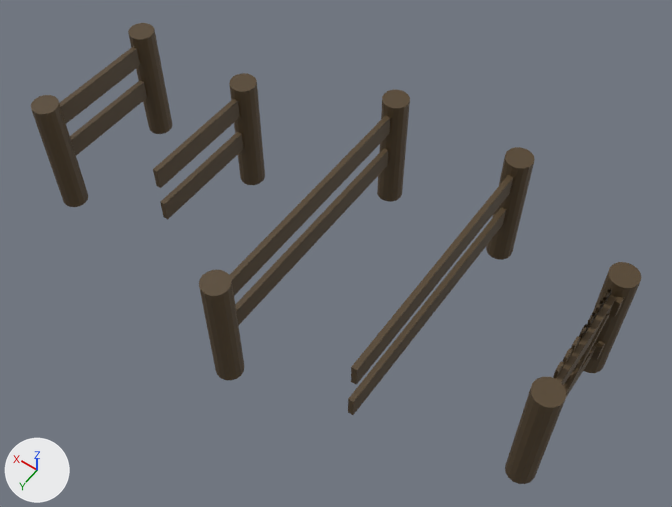
The FBX model DementiaVRExperience/Assets/Models/Fences.fbx as it was, and as the next commit left it.
Camera for both pictures: a 50 mm camera at (-2.55, 3.3, 5.58) aimed at (-0.2, 0.01, 0.4). The lights are fixed; the arrows at lower left show +X, +Y and +Z. Where no turn or scale is listed for an object, it has been applied to the vertices.

The scene before the commit, as lines of its bpy script (objects in view):
```python
ob_cube_005 = bpy.data.objects.new('Cube.005', me_cube_007)
ob_cube_005.location = (0.0, 0.0, 0.128)
ob_cube_006 = bpy.data.objects.new('Cube.006', me_cube_008)
ob_cube_006.location = (-1.0, 0.0, 0.466)
ob_cube_006.rotation_euler = (0.0, 3.142, 0.0)  # degrees (0, 180, 0)
ob_cube_006.scale = (-1.0, -2.04, -1.0)
ob_cube_007 = bpy.data.objects.new('Cube.007', me_cube_009)
ob_cube_007.location = (-1.0, 0.0, 0.128)
ob_cube_008 = bpy.data.objects.new('Cube.008', me_cube_010)
ob_cube_008.location = (2.0, 0.0, 0.466)
ob_cube_009 = bpy.data.objects.new('Cube.009', me_cube_011)
ob_cube_009.location = (2.0, 0.0, 0.128)
ob_post1_002 = bpy.data.objects.new('Post1.002', me_cylinder_004)
ob_post1_002.location = (0.0, -1.0, 0.5)
ob_post1_003 = bpy.data.objects.new('Post1.003', me_cylinder_006)
ob_post1_003.location = (-1.0, -1.0, 0.5)
ob_post2_002 = bpy.data.objects.new('post2.002', me_cylinder_009)
ob_post2_002.location = (2.0, 0.5, 0.5)
ob_toprail = bpy.data.objects.new('TopRail', me_cube_001)
ob_toprail.location = (-2.019, 0.393, 0.322)
# also in view: 'Cube.002' at (1.0, 0.0, 0.82); 'Post1' at (-2.0, -0.5, 0.5); 'Post1.001' at (1.0, -0.5, 0.5); 'Cube.003' at (1.0, 0.0, 0.49); 'post2' at (-2.0, 0.5, 0.5)
```
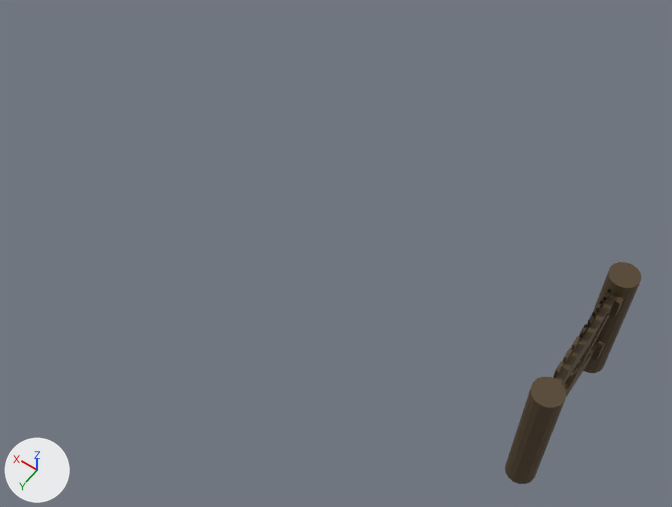
Location of each change, [x1, y1, x2, y2] in pixels of the pictures (672 x 507 px):
```json
{"object": "Cube.004", "change": "deleted", "before": [230, 115, 390, 296], "on screen": "brown"}
{"object": "Cube.006", "change": "deleted", "before": [351, 175, 513, 385], "on screen": "brown"}
{"object": "Cube.005", "change": "deleted", "before": [235, 149, 388, 326], "on screen": "brown"}
{"object": "post2.001", "change": "deleted", "before": [199, 270, 244, 380], "on screen": "brown"}
{"object": "Cube.007", "change": "deleted", "before": [348, 207, 506, 415], "on screen": "brown"}
{"object": "post2.002", "change": "deleted", "before": [31, 95, 88, 207], "on screen": "brown"}
{"object": "Post1.001", "change": "deleted", "before": [229, 73, 265, 185], "on screen": "brown"}
{"object": "Post1.004", "change": "deleted", "before": [128, 23, 172, 134], "on screen": "brown"}
{"object": "Post1.003", "change": "deleted", "before": [486, 147, 534, 260], "on screen": "brown"}
{"object": "Post1.002", "change": "deleted", "before": [377, 90, 410, 202], "on screen": "brown"}
{"object": "Cube.002", "change": "deleted", "before": [153, 98, 240, 188], "on screen": "brown"}
{"object": "Cube.008", "change": "deleted", "before": [59, 47, 140, 123], "on screen": "brown"}
{"object": "Cube.003", "change": "deleted", "before": [160, 132, 243, 220], "on screen": "brown"}
{"object": "Cube.009", "change": "deleted", "before": [70, 80, 147, 155], "on screen": "brown"}
```

The change, as JSON lines over the scene's bpy script:
```json
{"op": "remove", "block": "ob_post1_003", "code": ["ob_post1_003 = bpy.data.objects.new('Post1.003', me_cylinder_006)", "ob_post1_003.location = (-1.0, -1.0, 0.5)"]}
{"op": "remove", "block": "ob_post1_002", "code": ["ob_post1_002 = bpy.data.objects.new('Post1.002', me_cylinder_004)", "ob_post1_002.location = (0.0, -1.0, 0.5)"]}
{"op": "remove", "block": "ob_cube_008", "code": ["ob_cube_008 = bpy.data.objects.new('Cube.008', me_cube_010)", "ob_cube_008.location = (2.0, 0.0, 0.466)"]}
{"op": "remove", "block": "ob_post2_002", "code": ["ob_post2_002 = bpy.data.objects.new('post2.002', me_cylinder_009)", "ob_post2_002.location = (2.0, 0.5, 0.5)"]}
{"op": "remove", "block": "ob_cube_005", "code": ["ob_cube_005 = bpy.data.objects.new('Cube.005', me_cube_007)", "ob_cube_005.location = (0.0, 0.0, 0.128)"]}
{"op": "remove", "block": "ob_cube_007", "code": ["ob_cube_007 = bpy.data.objects.new('Cube.007', me_cube_009)", "ob_cube_007.location = (-1.0, 0.0, 0.128)"]}
{"op": "remove", "block": "ob_cube_006", "code": ["ob_cube_006 = bpy.data.objects.new('Cube.006', me_cube_008)", "ob_cube_006.location = (-1.0, 0.0, 0.466)", "ob_cube_006.rotation_euler = (0.0, 3.142, 0.0)  # degrees (0, 180, 0)", "ob_cube_006.scale = (-1.0, -2.04, -1.0)"]}
{"op": "remove", "block": "ob_cube_009", "code": ["ob_cube_009 = bpy.data.objects.new('Cube.009', me_cube_011)", "ob_cube_009.location = (2.0, 0.0, 0.128)"]}
{"op": "remove", "block": "ob_post1_001", "code": ["ob_post1_001 = bpy.data.objects.new('Post1.001', me_cylinder_002)", "ob_post1_001.location = (1.0, -0.5, 0.5)"]}
{"op": "remove", "block": "ob_post1_004", "code": ["ob_post1_004 = bpy.data.objects.new('Post1.004', me_cylinder_008)", "ob_post1_004.location = (2.0, -0.5, 0.5)"]}
{"op": "remove", "block": "ob_cube_002", "code": ["ob_cube_002 = bpy.data.objects.new('Cube.002', me_cube_004)", "ob_cube_002.location = (1.0, 0.0, 0.466)"]}
{"op": "remove", "block": "ob_cube_004", "code": ["ob_cube_004 = bpy.data.objects.new('Cube.004', me_cube_006)", "ob_cube_004.location = (0.0, 0.0, 0.466)", "ob_cube_004.rotation_euler = (0.0, 3.142, 0.0)  # degrees (0, 180, 0)", "ob_cube_004.scale = (-1.0, -2.04, -1.0)"]}
{"op": "remove", "block": "ob_cube_003", "code": ["ob_cube_003 = bpy.data.objects.new('Cube.003', me_cube_005)", "ob_cube_003.location = (1.0, 0.0, 0.128)"]}
{"op": "remove", "block": "ob_post2_001", "code": ["ob_post2_001 = bpy.data.objects.new('post2.001', me_cylinder_005)", "ob_post2_001.location = (0.0, 1.0, 0.5)"]}
```
